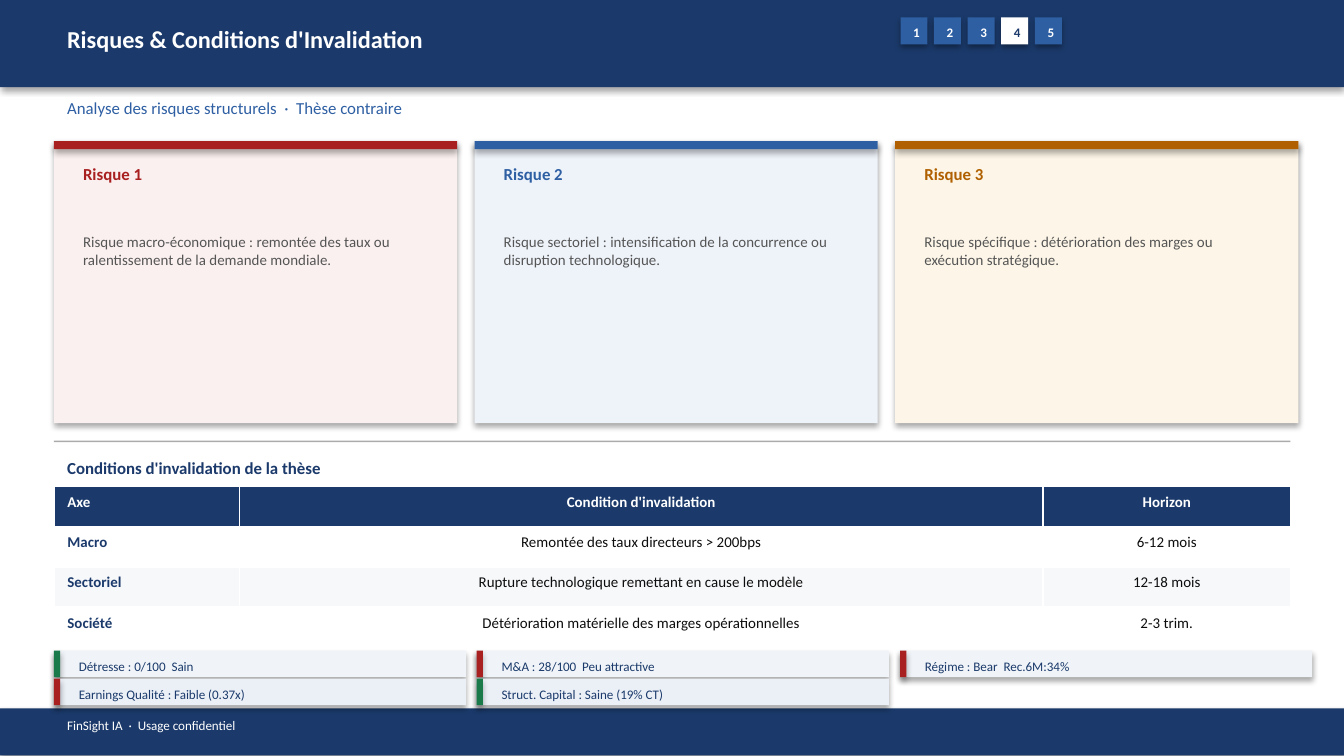
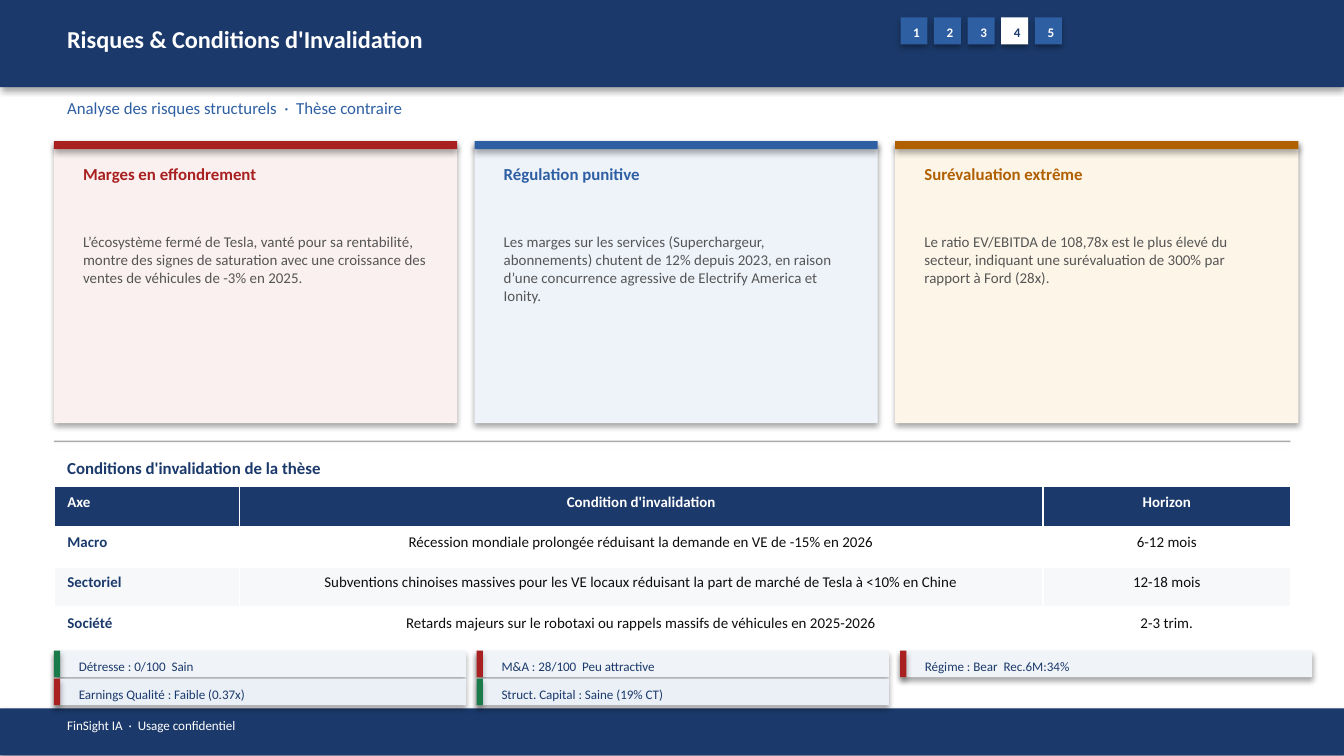
Before and after one commit to baptistejeh07-art/finsight-ia, a slide deck: slide 19 of preview/TSLA/TSLA_pitchbook.pptx. Drawn at 1344x756 pixels with LibreOffice and Linux fonts; fonts in the diff are those of the drawing. Boxes give left, top, right and bottom in pixels: in the first picture for what was removed or moved away, otherwise in the second. Text is boxed around its words. In the diff, an @@ line names an element or a change of style, - is before the commit and + after.

```diff
--- a/preview/TSLA/TSLA_pitchbook.pptx
+++ b/preview/TSLA/TSLA_pitchbook.pptx
@@ text at <box>83,168,256,183</box>: text changed @@
-Risque 1
+Marges en effondrement
@@ text at <box>504,168,639,183</box>: text changed @@
-Risque 2
+Régulation punitive
@@ text at <box>924,168,1082,180</box>: text changed @@
-Risque 3
+Surévaluation extrême
@@ text at <box>83,236,426,283</box>: text changed @@
-Risque macro-économique : remontée des taux ou ralentissement de la demande mondiale.
+L’écosystème fermé de Tesla, vanté pour sa rentabilité, montre des signes de saturation avec une croissance des ventes de véhicules de -3% en 2025.
@@ text at <box>504,236,831,304</box>: text changed @@
-Risque sectoriel : intensification de la concurrence ou disruption technologique.
+Les marges sur les services (Superchargeur, abonnements) chutent de 12% depuis 2023, en raison d’une concurrence agressive de Electrify America et Ionity.
@@ text at <box>924,236,1228,286</box>: text changed @@
-Risque spécifique : détérioration des marges ou exécution stratégique.
+Le ratio EV/EBITDA de 108,78x est le plus élevé du secteur, indiquant une surévaluation de 300% par rapport à Ford (28x).
@@ table at <box>54,487,1290,648</box> @@
-row 2, column 2: Remontée des taux directeurs > 200bps
+row 2, column 2: Récession mondiale prolongée réduisant la demande en VE de -15% en 2026
-row 3, column 2: Rupture technologique remettant en cause le modèle
+row 3, column 2: Subventions chinoises massives pour les VE locaux réduisant la part de marché de Tesla à <10% en Chine
-row 4, column 2: Détérioration matérielle des marges opérationnelles
+row 4, column 2: Retards majeurs sur le robotaxi ou rappels massifs de véhicules en 2025-2026
```
Also in this commit, not shown: 17 other slides changed, 2 other files.
